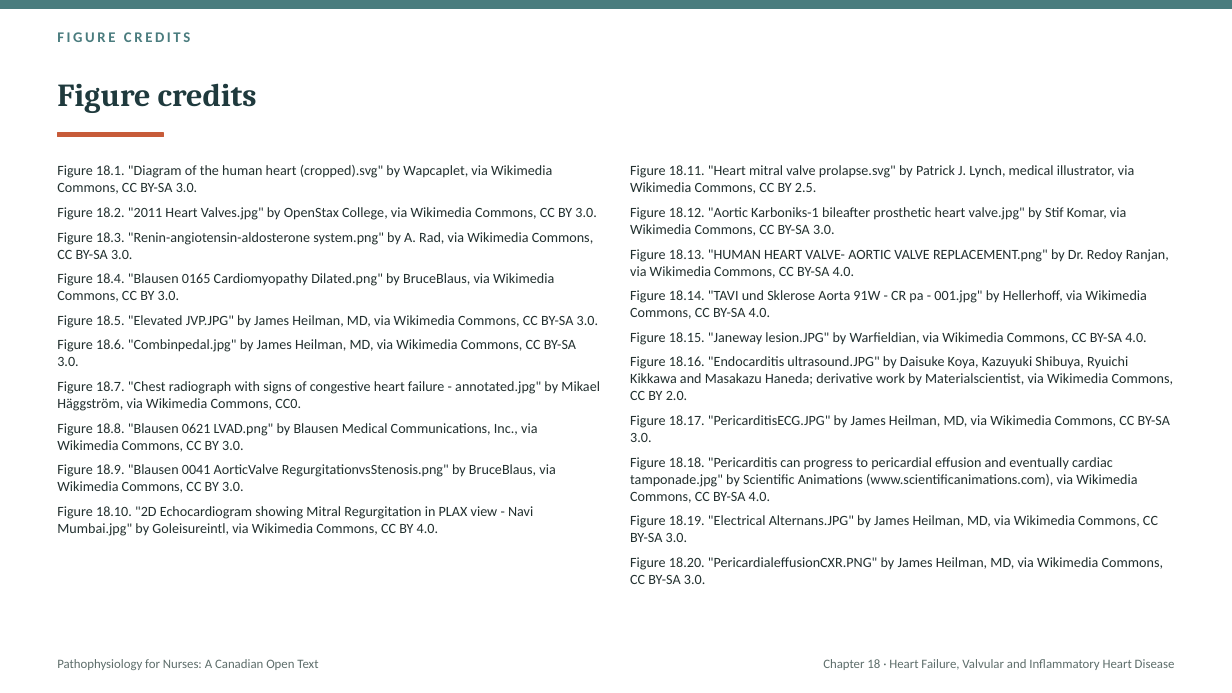
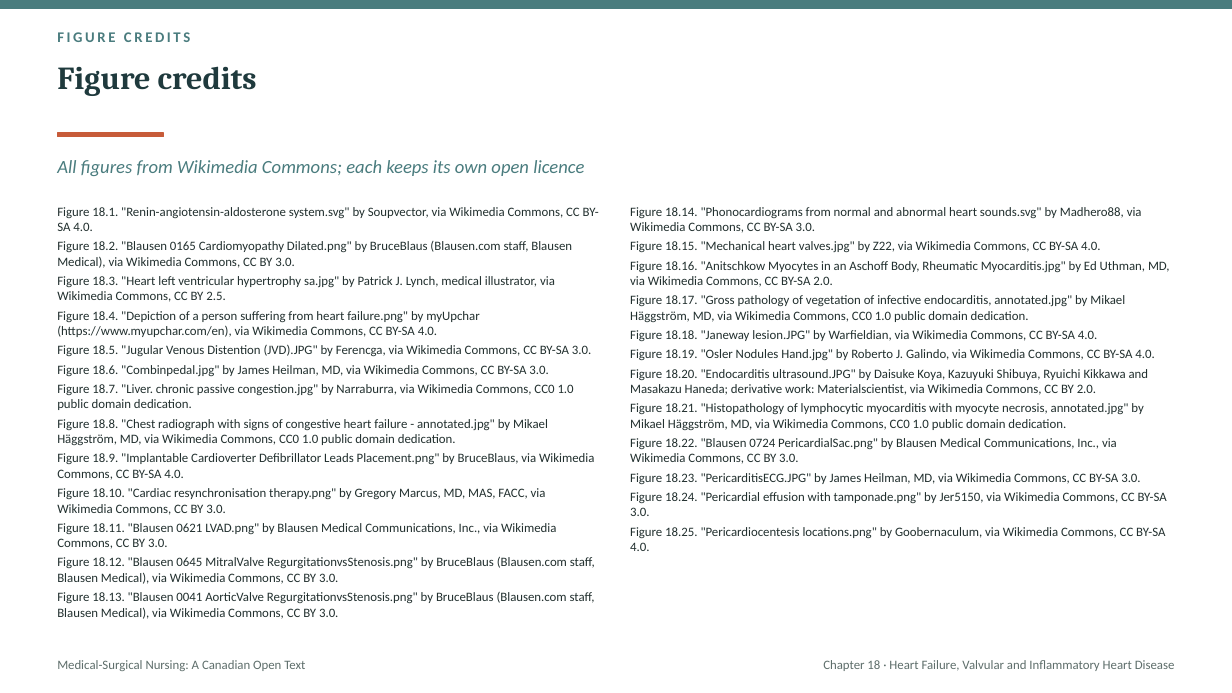
Before and after one commit to andrewleenl/opensourcenursing, a slide deck: slide 50 of Ch18_Heart_Failure_Valvular_and_Inflammatory_Heart_Disease_Lecture_Presentation.pptx (slide 81 before the commit). Drawn at 1232x693 pixels with LibreOffice and Linux fonts; fonts in the diff are those of the drawing. Boxes give left, top, right and bottom in pixels: in the first picture for what was removed or moved away, otherwise in the second. Text is boxed around its words. In the diff, an @@ line names an element or a change of style, - is before the commit and + after.

```diff
--- a/Ch18_Heart_Failure_Valvular_and_Inflammatory_Heart_Disease_Lecture_Presentation.pptx
+++ b/Ch18_Heart_Failure_Valvular_and_Inflammatory_Heart_Disease_Lecture_Presentation.pptx
@@ title "Figure credits" at (x1=57, y1=66, x2=257, y2=96): vertical alignment middle to top @@
@@ text added at (x1=57, y1=160, x2=584, y2=176), 14.5 pt, text #4A7C7E, italic @@
+All figures from Wikimedia Commons; each keeps its own open licence
@@ text at (x1=57, y1=207, x2=599, y2=356): text changed; size 11 to 10 pt @@
-Figure 18.1. "Diagram of the human heart (cropped).svg" by Wapcaplet, via Wikimedia Commons, CC BY-SA 3.0.
-Figure 18.2. "2011 Heart Valves.jpg" by OpenStax College, via Wikimedia Commons, CC BY 3.0.
-Figure 18.3. "Renin-angiotensin-aldosterone system.png" by A. Rad, via Wikimedia Commons, CC BY-SA 3.0.
-Figure 18.4. "Blausen 0165 Cardiomyopathy Dilated.png" by BruceBlaus, via Wikimedia Commons, CC BY 3.0.
-Figure 18.5. "Elevated JVP.JPG" by James Heilman, MD, via Wikimedia Commons, CC BY-SA 3.0.
+Figure 18.1. "Renin-angiotensin-aldosterone system.svg" by Soupvector, via Wikimedia Commons, CC BY-SA 4.0.
+Figure 18.2. "Blausen 0165 Cardiomyopathy Dilated.png" by BruceBlaus (Blausen.com staff, Blausen Medical), via Wikimedia Commons, CC BY 3.0.
+Figure 18.3. "Heart left ventricular hypertrophy sa.jpg" by Patrick J. Lynch, medical illustrator, via Wikimedia Commons, CC BY 2.5.
+Figure 18.4. "Depiction of a person suffering from heart failure.png" by myUpchar (https://www.myupchar.com/en), via Wikimedia Commons, CC BY-SA 4.0.
+Figure 18.5. "Jugular Venous Distention (JVD).JPG" by Ferencga, via Wikimedia Commons, CC BY-SA 3.0.
@@ text "Figure 18.1. "Renin-angiotensin-aldosterone system.svg" by ..." moved from (x1=57, y1=165, x2=600, y2=536) to (x1=57, y1=207, x2=599, y2=619) @@
@@ text at (x1=630, y1=207, x2=1170, y2=551): text changed; size 11 to 10 pt @@
-Figure 18.11. "Heart mitral valve prolapse.svg" by Patrick J. Lynch, medical illustrator, via Wikimedia Commons, CC BY 2.5.
-Figure 18.12. "Aortic Karboniks-1 bileafter prosthetic heart valve.jpg" by Stif Komar, via Wikimedia Commons, CC BY-SA 3.0.
-Figure 18.13. "HUMAN HEART VALVE- AORTIC VALVE REPLACEMENT.png" by Dr. Redoy Ranjan, via Wikimedia Commons, CC BY-SA 4.0.
-Figure 18.14. "TAVI und Sklerose Aorta 91W - CR pa - 001.jpg" by Hellerhoff, via Wikimedia Commons, CC BY-SA 4.0.
-Figure 18.15. "Janeway lesion.JPG" by Warfieldian, via Wikimedia Commons, CC BY-SA 4.0.
-Figure 18.16. "Endocarditis ultrasound.JPG" by Daisuke Koya, Kazuyuki Shibuya, Ryuichi Kikkawa and Masakazu Haneda; derivative work by Materialscientist, via Wikimedia Commons, CC BY 2.0.
-Figure 18.17. "PericarditisECG.JPG" by James Heilman, MD, via Wikimedia Commons, CC BY-SA 3.0.
-Figure 18.18. "Pericarditis can progress to pericardial effusion and eventually cardiac tamponade.jpg" by Scientific Animations (www.scientificanimations.com), via Wikimedia Commons, CC BY-SA 4.0.
-Figure 18.19. "Electrical Alternans.JPG" by James Heilman, MD, via Wikimedia Commons, CC BY-SA 3.0.
-Figure 18.20. "PericardialeffusionCXR.PNG" by James Heilman, MD, via Wikimedia Commons, CC BY-SA 3.0.
+Figure 18.14. "Phonocardiograms from normal and abnormal heart sounds.svg" by Madhero88, via Wikimedia Commons, CC BY-SA 3.0.
+Figure 18.15. "Mechanical heart valves.jpg" by Z22, via Wikimedia Commons, CC BY-SA 4.0.
+Figure 18.16. "Anitschkow Myocytes in an Aschoff Body, Rheumatic Myocarditis.jpg" by Ed Uthman, MD, via Wikimedia Commons, CC BY-SA 2.0.
+Figure 18.17. "Gross pathology of vegetation of infective endocarditis, annotated.jpg" by Mikael Häggström, MD, via Wikimedia Commons, CC0 1.0 public domain dedication.
+Figure 18.18. "Janeway lesion.JPG" by Warfieldian, via Wikimedia Commons, CC BY-SA 4.0.
+Figure 18.19. "Osler Nodules Hand.jpg" by Roberto J. Galindo, via Wikimedia Commons, CC BY-SA 4.0.
+Figure 18.20. "Endocarditis ultrasound.JPG" by Daisuke Koya, Kazuyuki Shibuya, Ryuichi Kikkawa and Masakazu Haneda; derivative work: Materialscientist, via Wikimedia Commons, CC BY 2.0.
+Figure 18.21. "Histopathology of lymphocytic myocarditis with myocyte necrosis, annotated.jpg" by Mikael Häggström, MD, via Wikimedia Commons, CC0 1.0 public domain dedication.
+Figure 18.22. "Blausen 0724 PericardialSac.png" by Blausen Medical Communications, Inc., via Wikimedia Commons, CC BY 3.0.
+Figure 18.23. "PericarditisECG.JPG" by James Heilman, MD, via Wikimedia Commons, CC BY-SA 3.0.
+Figure 18.24. "Pericardial effusion with tamponade.png" by Jer5150, via Wikimedia Commons, CC BY-SA 3.0.
+Figure 18.25. "Pericardiocentesis locations.png" by Goobernaculum, via Wikimedia Commons, CC BY-SA 4.0.
@@ text at (x1=57, y1=384, x2=595, y2=619): text changed; size 11 to 10 pt @@
-Figure 18.7. "Chest radiograph with signs of congestive heart failure - annotated.jpg" by Mikael Häggström, via Wikimedia Commons, CC0.
-Figure 18.8. "Blausen 0621 LVAD.png" by Blausen Medical Communications, Inc., via Wikimedia Commons, CC BY 3.0.
-Figure 18.9. "Blausen 0041 AorticValve RegurgitationvsStenosis.png" by BruceBlaus, via Wikimedia Commons, CC BY 3.0.
-Figure 18.10. "2D Echocardiogram showing Mitral Regurgitation in PLAX view - Navi Mumbai.jpg" by Goleisureintl, via Wikimedia Commons, CC BY 4.0.
+Figure 18.7. "Liver. chronic passive congestion.jpg" by Narraburra, via Wikimedia Commons, CC0 1.0 public domain dedication.
+Figure 18.8. "Chest radiograph with signs of congestive heart failure - annotated.jpg" by Mikael Häggström, MD, via Wikimedia Commons, CC0 1.0 public domain dedication.
+Figure 18.9. "Implantable Cardioverter Defibrillator Leads Placement.png" by BruceBlaus, via Wikimedia Commons, CC BY-SA 4.0.
+Figure 18.10. "Cardiac resynchronisation therapy.png" by Gregory Marcus, MD, MAS, FACC, via Wikimedia Commons, CC BY 3.0.
+Figure 18.11. "Blausen 0621 LVAD.png" by Blausen Medical Communications, Inc., via Wikimedia Commons, CC BY 3.0.
+Figure 18.12. "Blausen 0645 MitralValve RegurgitationvsStenosis.png" by BruceBlaus (Blausen.com staff, Blausen Medical), via Wikimedia Commons, CC BY 3.0.
+Figure 18.13. "Blausen 0041 AorticValve RegurgitationvsStenosis.png" by BruceBlaus (Blausen.com staff, Blausen Medical), via Wikimedia Commons, CC BY 3.0.
@@ text at (x1=57, y1=365, x2=548, y2=376): size 11 to 10 pt in "Figure 18.6. "Combinpedal.jpg" by James Heilman, MD, ..."; less space between paragraphs @@
@@ text at (x1=57, y1=660, x2=305, y2=671): text changed @@
-Pathophysiology for Nurses: A Canadian Open Text
+Medical-Surgical Nursing: A Canadian Open Text
```
Also in this commit, not shown: 4 other slides changed, 45 slides added, 76 slides removed, 7 other files.
